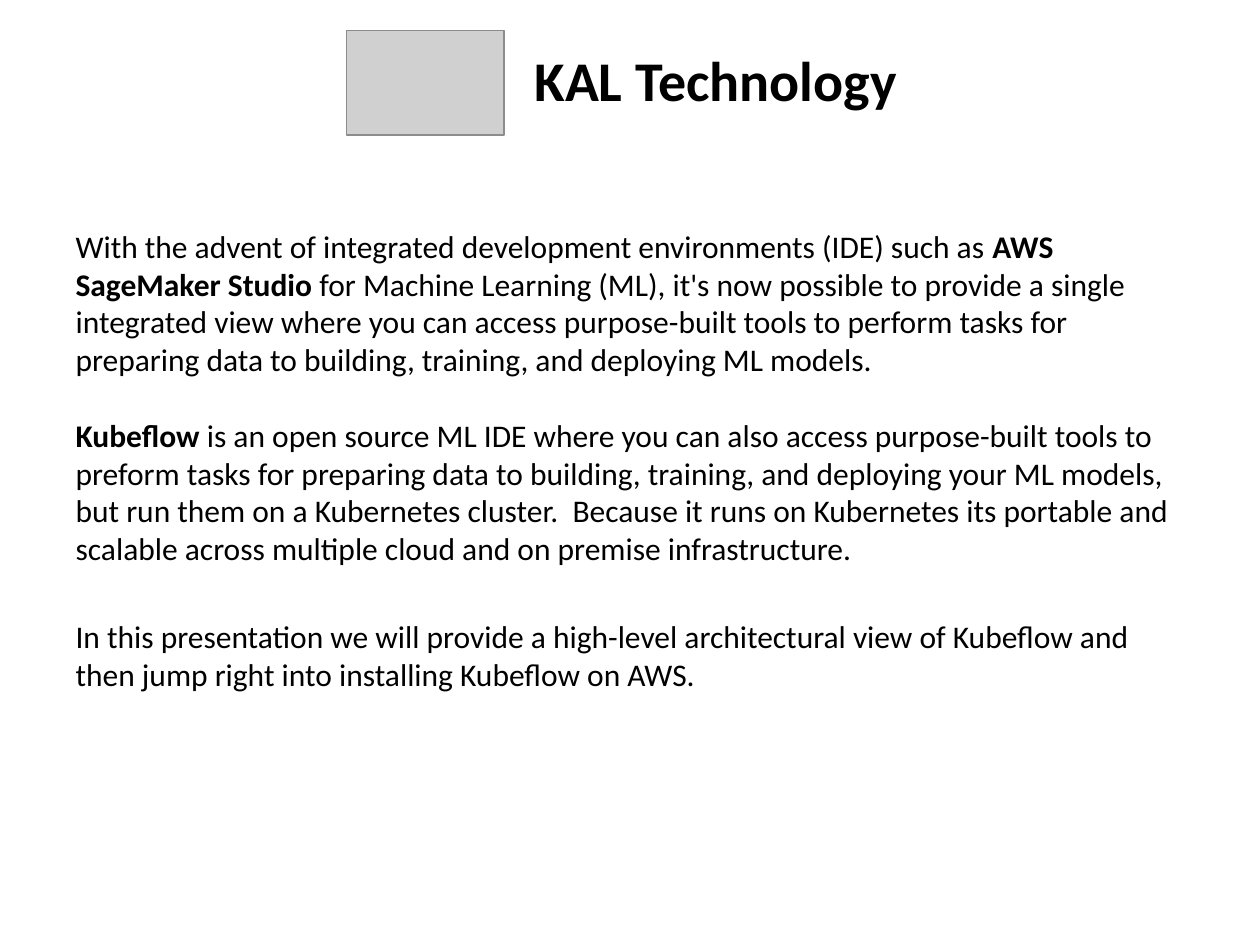
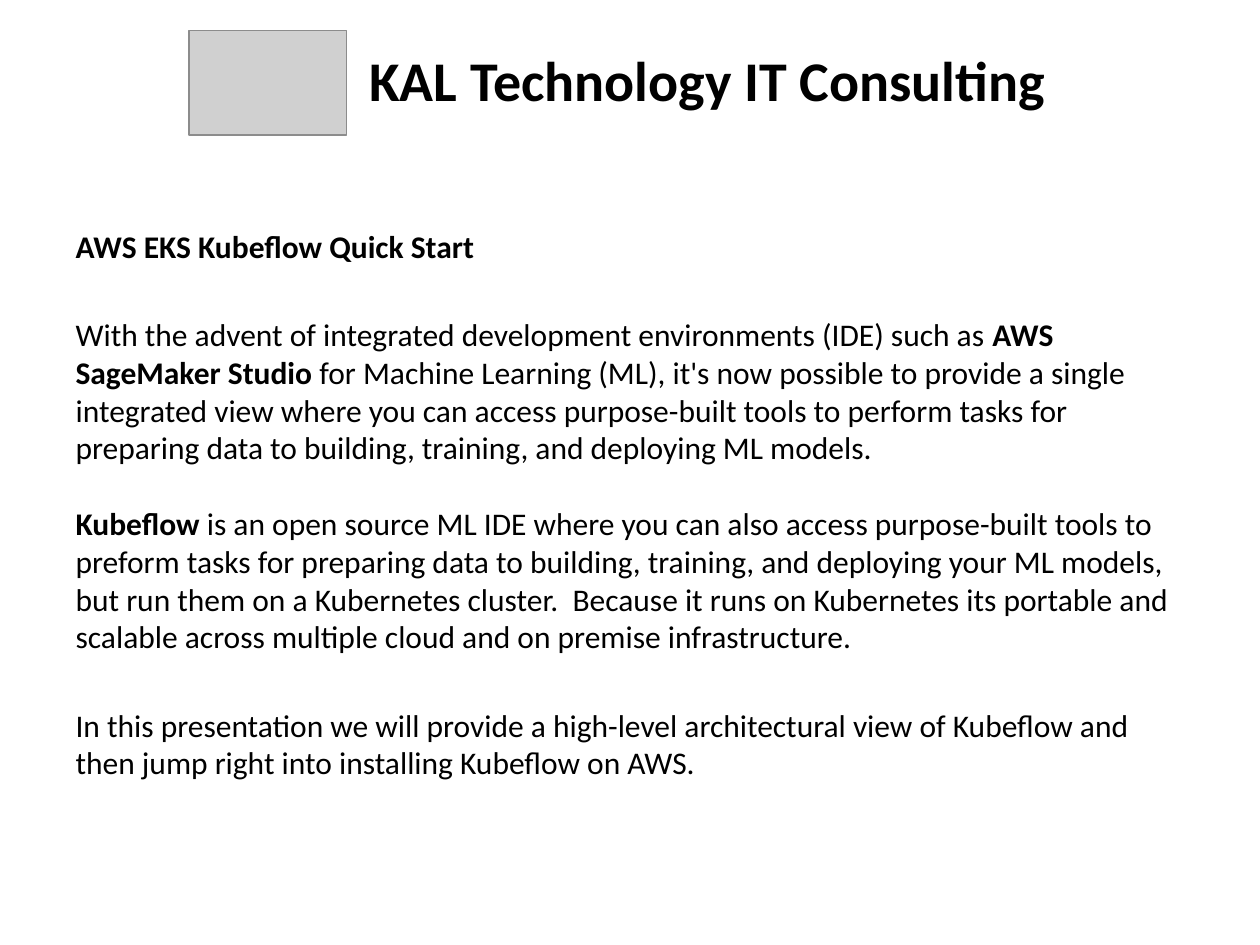
Before and after one commit to kskalvar/aws-eks-kubeflow-quickstart, a slide deck: slide 2 of AWS EKS Kubeflow Quickstart.pptx. Drawn at 1260x945 pixels with LibreOffice and Linux fonts; fonts in the diff are those of the drawing; grey boxes stand for pictures. Boxes give left, top, right and bottom in pixels: in the first picture for what was removed or moved away, otherwise in the second. Text is boxed around its words. In the diff, an @@ line names an element or a change of style, - is before the commit and + after.

```diff
--- a/AWS EKS Kubeflow Quickstart.pptx
+++ b/AWS EKS Kubeflow Quickstart.pptx
@@ picture: place and size @@
-picture at bbox=[346, 30, 504, 135]
+picture at bbox=[189, 30, 346, 135]
@@ text at bbox=[369, 61, 1045, 111]: text changed @@
-KAL Technology
+KAL Technology IT Consulting
@@ text at bbox=[76, 236, 474, 262]: paragraph added @@
+AWS EKS Kubeflow Quick Start
```
Also in this commit, not shown: 5 other slides changed, 1 other file.
